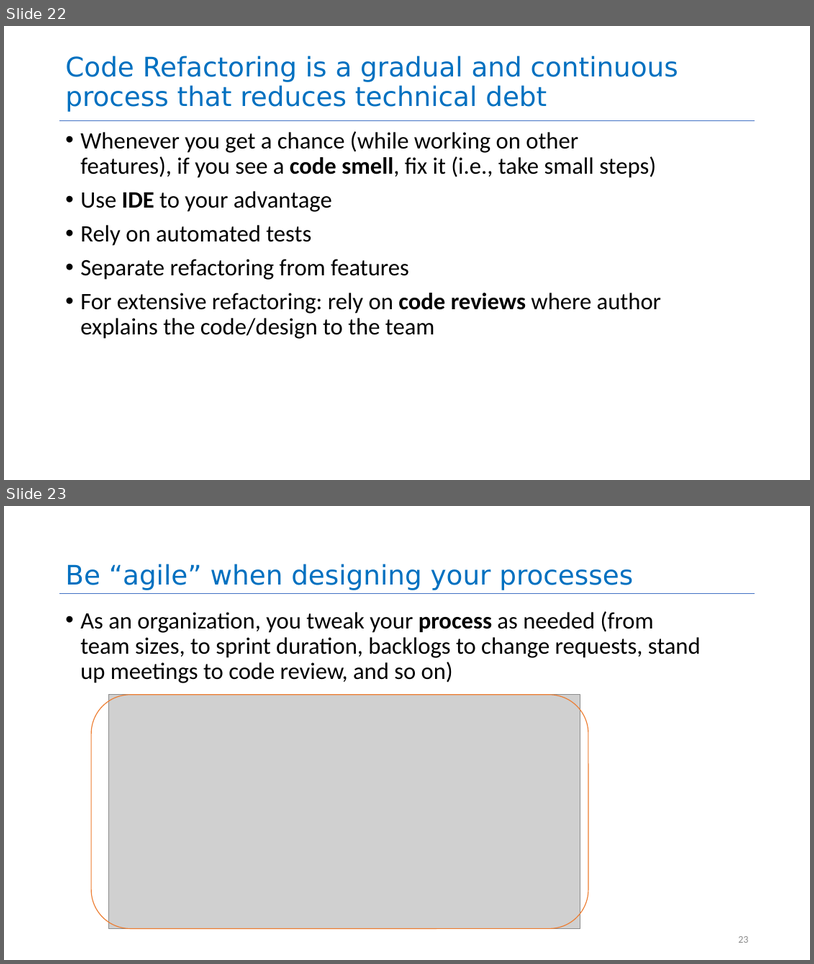
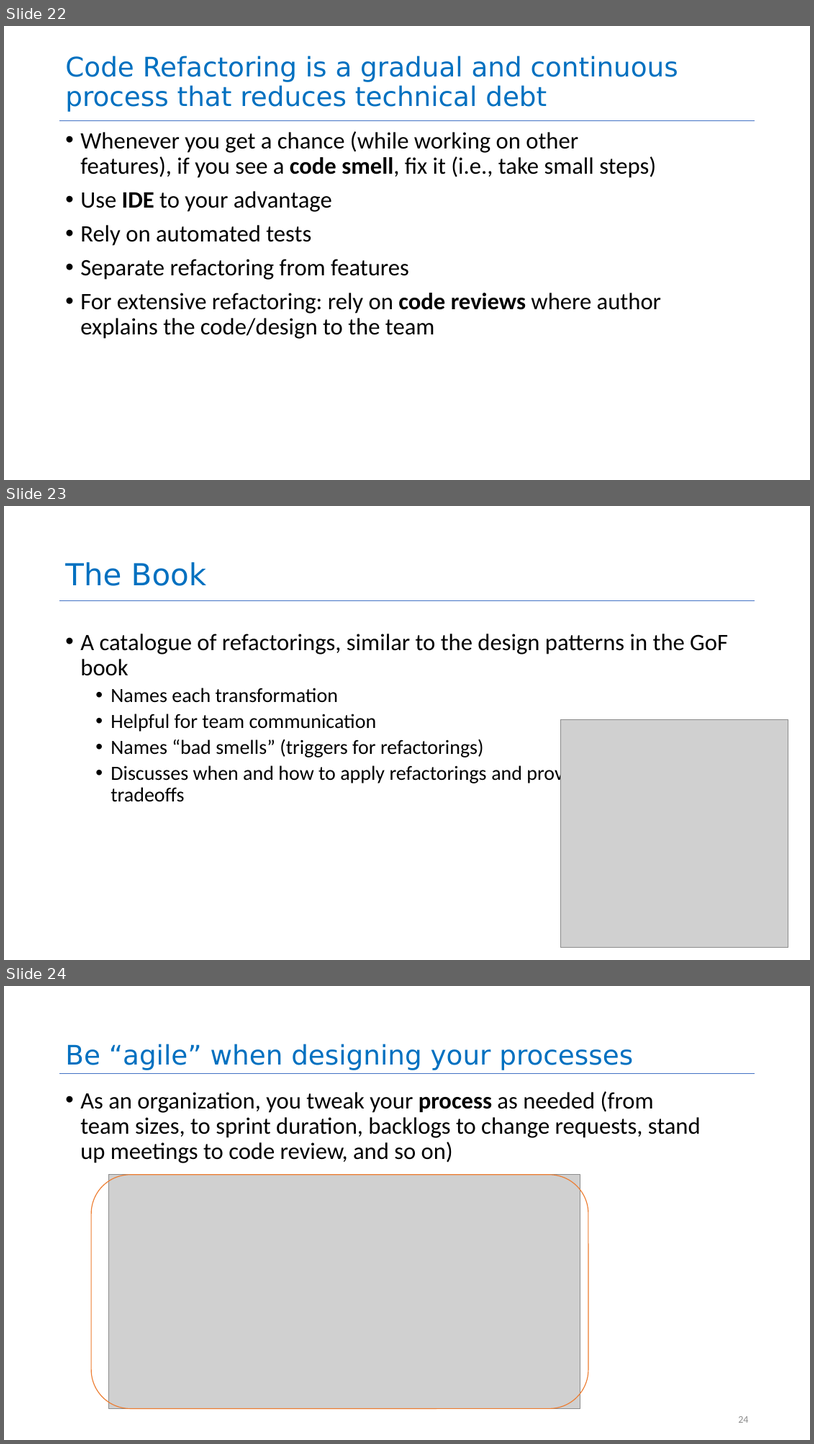
Before and after one commit to neu-se/CS4530-Fall-2026, a slide deck: Slides/Module 07.1 Software Process.pptx. Shown one above the other, each under a label of ours: slides 22 and 23 before the commit, slides 22, 23 and 24 after it. The pictures are 814x964 and 814x1444 pixels, drawn with LibreOffice and Linux fonts; fonts in the diff are those of the drawing; grey boxes stand for pictures. Boxes give left, top, right and bottom in pixels: in the first picture for what was removed or moved away, otherwise in the second. Text is boxed around its words. In the diff, an @@ line names an element or a change of style, - is before the commit and + after.

Commit message:
adding slide from m9 - refactoring book

```diff
--- a/Slides/Module 07.1 Software Process.pptx
+++ b/Slides/Module 07.1 Software Process.pptx
@@ slide 23 added at (x1=4, y1=506, x2=810, y2=960), background #FFFFFF; not listed: 1 template element that a slide beside it also shows @@
@@ title added at (x1=65, y1=562, x2=206, y2=586), 36 pt, text #0070C0 @@
+The Book
@@ text added at (x1=80, y1=633, x2=728, y2=802), 24 pt, text #000000 @@
+• A catalogue of refactorings, similar to the design patterns in the GoF book
+  • Names each transformation
+  • Helpful for team communication
+  • Names “bad smells” (triggers for refactorings)
+  • Discusses when and how to apply refactorings and provides insight into tradeoffs
@@ picture added at (x1=561, y1=720, x2=789, y2=947) @@
@@ what was slide 23 is now slide 24 @@
@@ page number at (x1=738, y1=1416, x2=748, y2=1422): text changed @@
-23
+24
```
Also in this commit, not shown: 1 other file.
